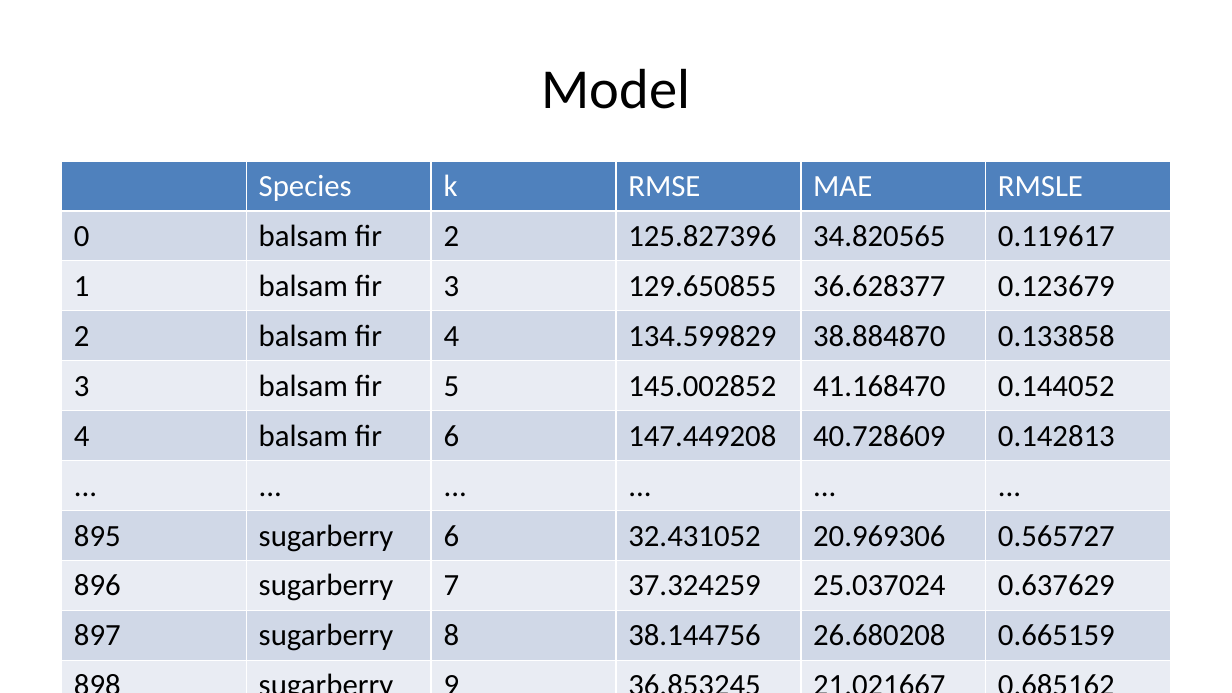
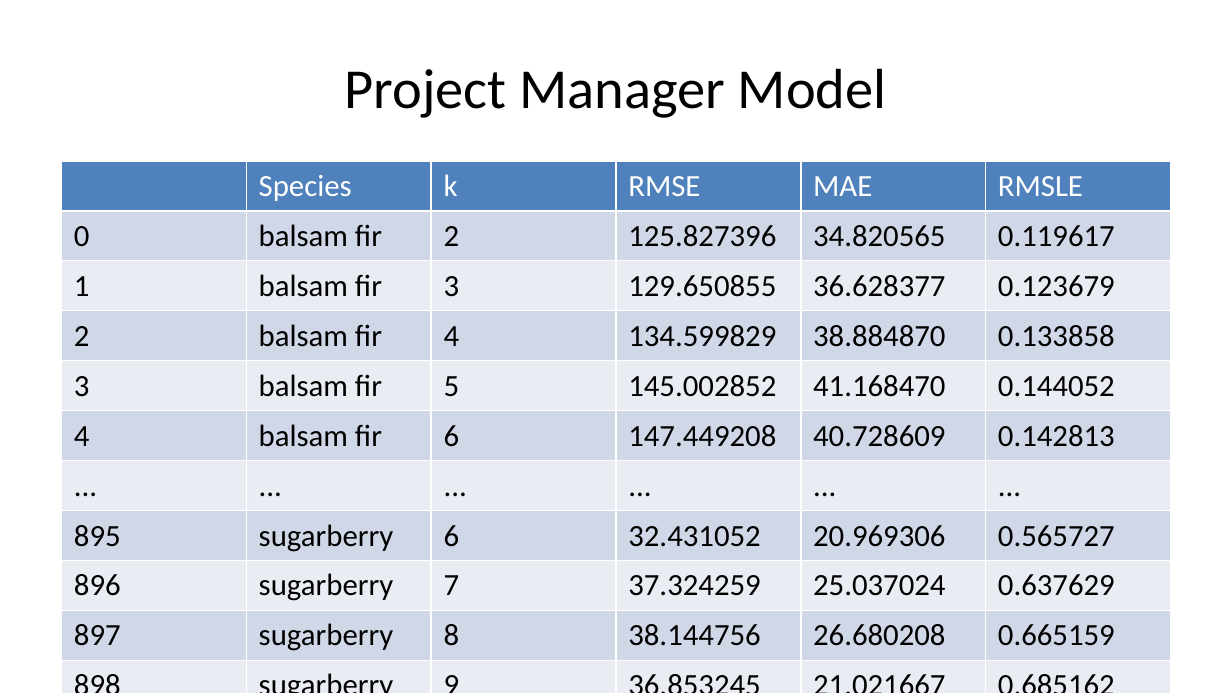
Before and after one commit to deancallahan25/Redwood-Analytics-Portfolio, a slide deck: slide 14 of Project-3/presentation.pptx (slide 13 before the commit). Drawn at 1232x693 pixels with LibreOffice and Linux fonts; fonts in the diff are those of the drawing. Boxes give left, top, right and bottom in pixels: in the first picture for what was removed or moved away, otherwise in the second. Text is boxed around its words. In the diff, an @@ line names an element or a change of style, - is before the commit and + after.

```diff
--- a/Project-3/presentation.pptx
+++ b/Project-3/presentation.pptx
@@ title at (x1=345, y1=68, x2=887, y2=118): text changed @@
-Model
+Project Manager Model
```
Also in this commit, not shown: 2 other slides changed, 2 slides added, 1 slide removed, 1 other file.
